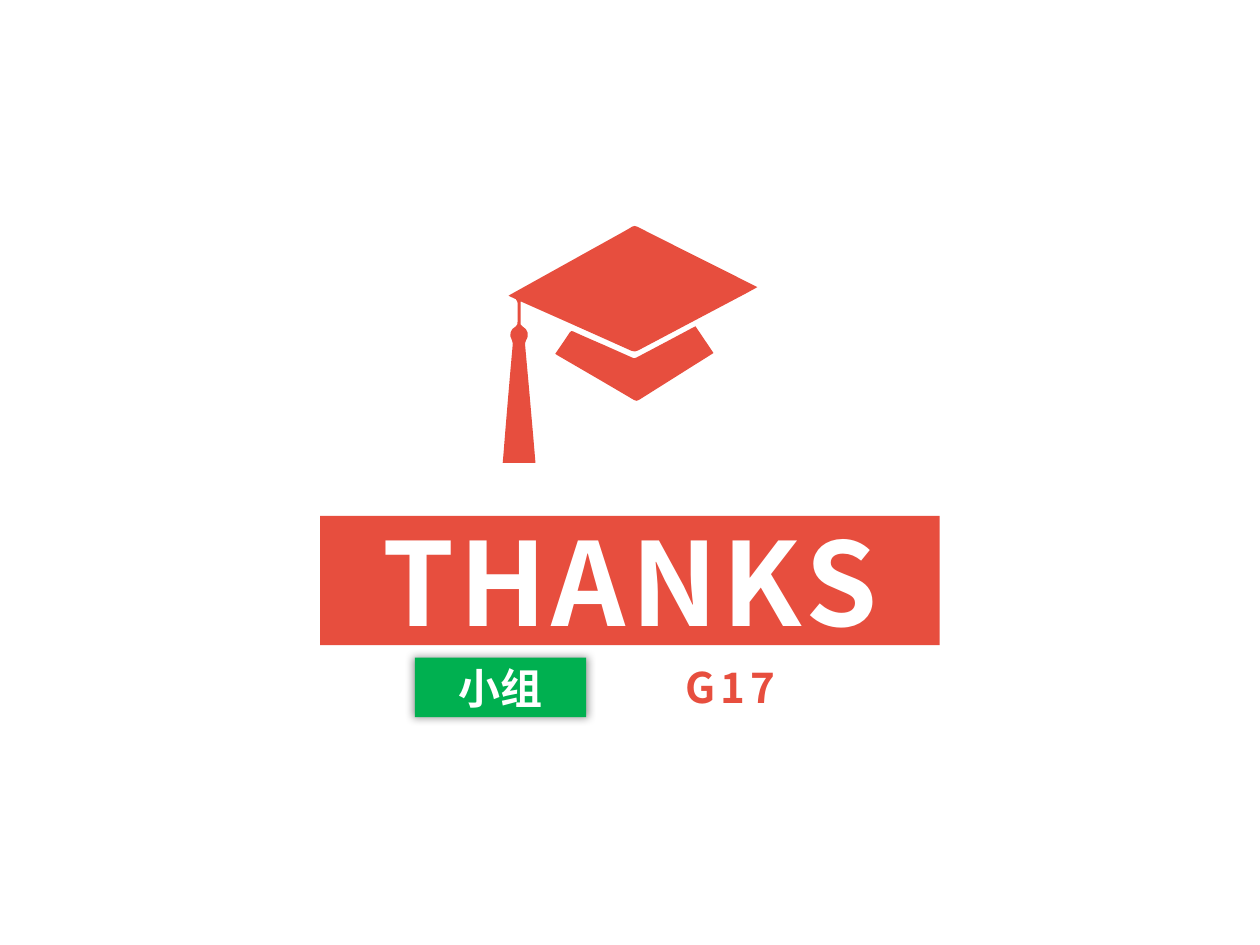
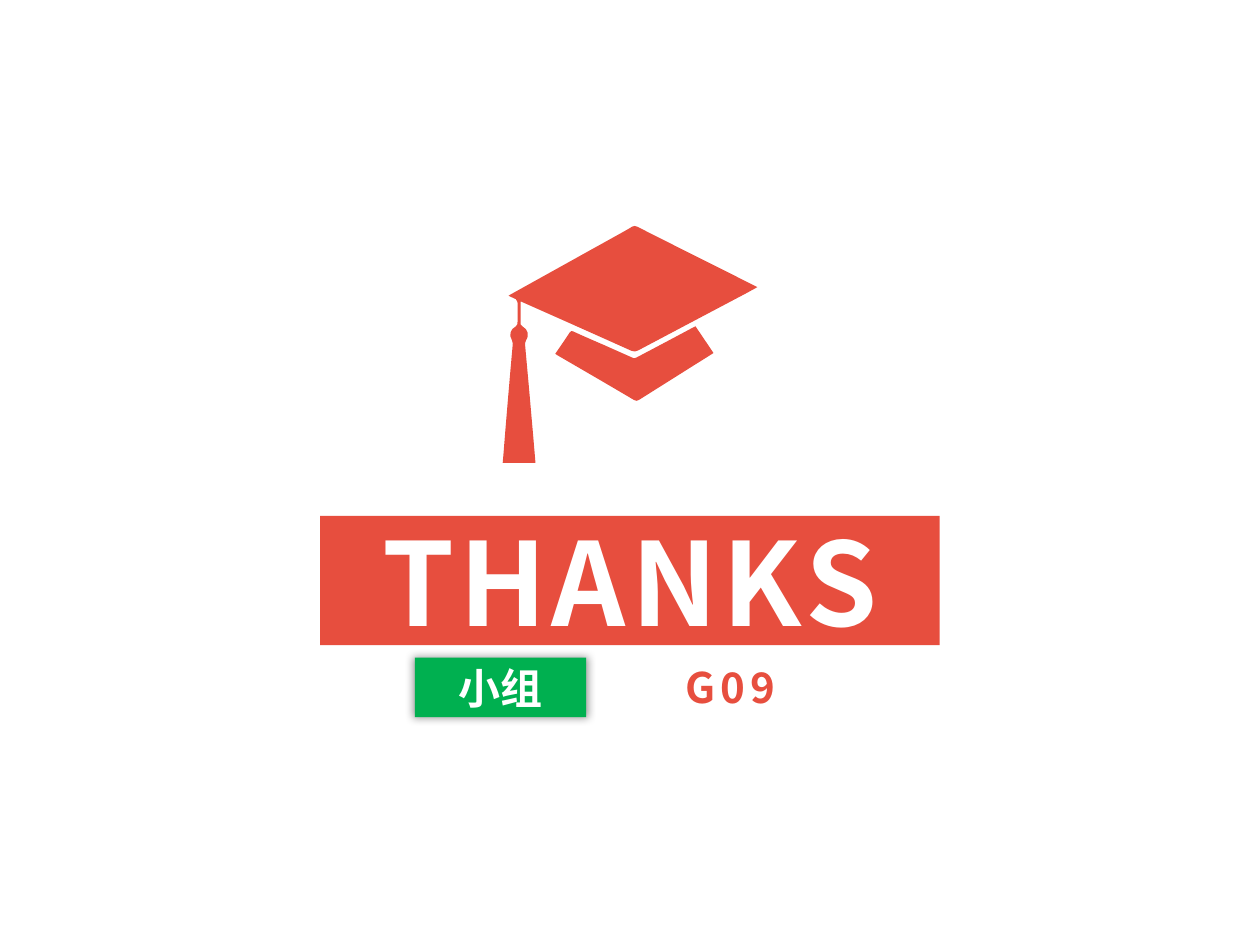
Before and after one commit to moritashin/PRD2017-09, a slide deck: slide 31 of 项目计划PPT.pptx. Drawn at 1260x945 pixels with LibreOffice and Linux fonts; fonts in the diff are those of the drawing; background and template pictures are left out. Boxes give left, top, right and bottom in pixels: in the first picture for what was removed or moved away, otherwise in the second. Text is boxed around its words. In the diff, an @@ line names an element or a change of style, - is before the commit and + after.

Commit message:
17-09

```diff
--- a/项目计划PPT.pptx
+++ b/项目计划PPT.pptx
@@ text at box(686, 671, 776, 704): text changed @@
-G17
+G09
```
